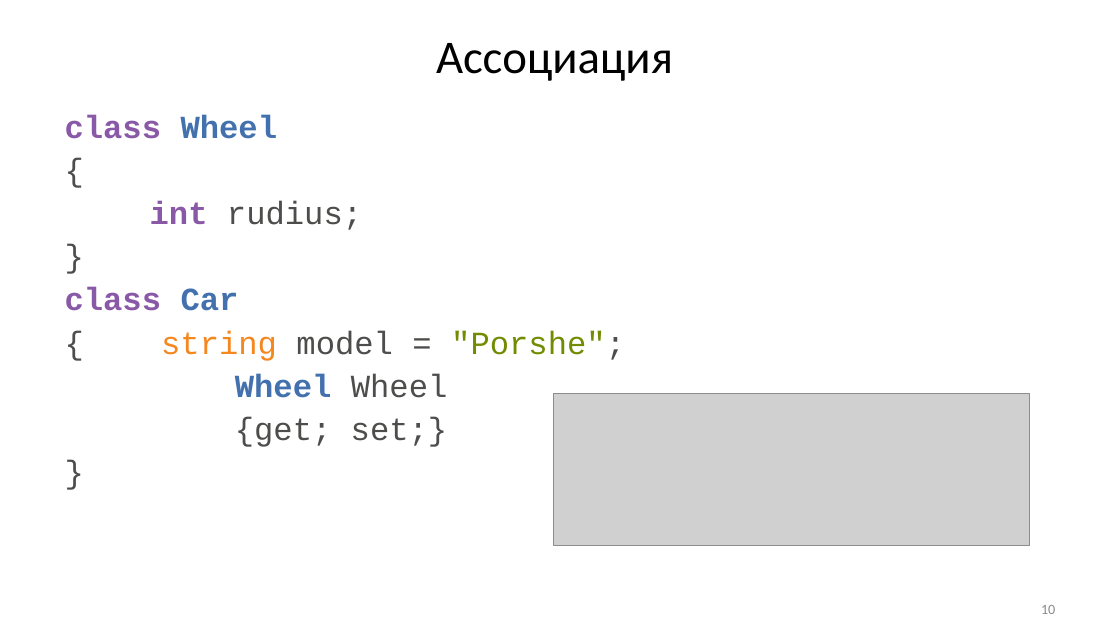
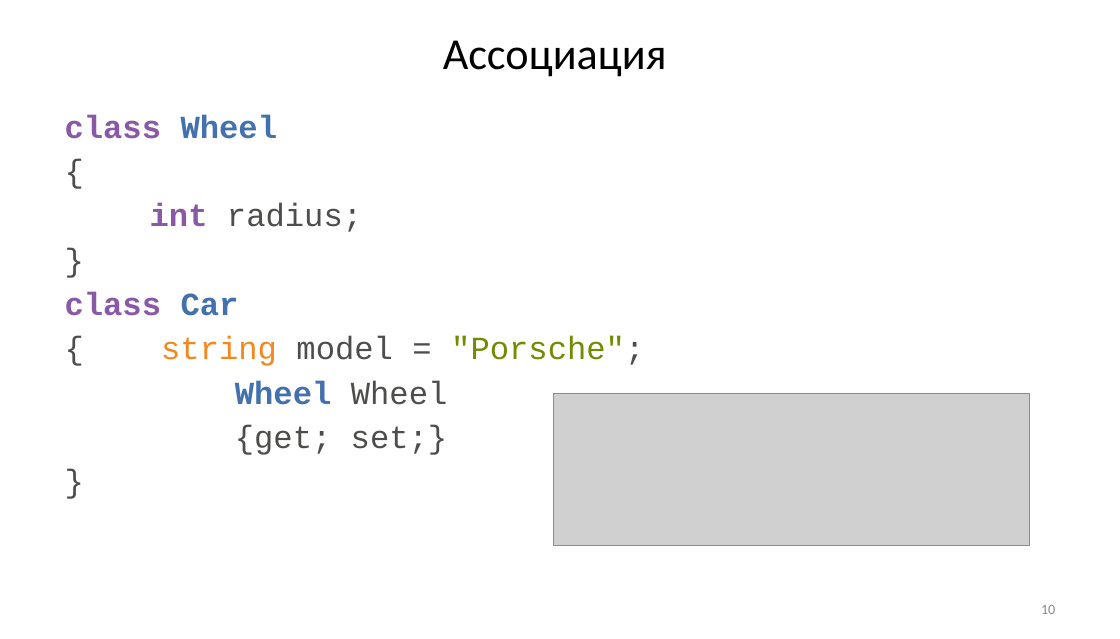
Before and after one commit to Mrztv/KRSU, a slide deck: slide 10 of 2026/ООП/Хмелева/ООП2.pptx. Drawn at 1120x639 pixels with LibreOffice and Linux fonts; fonts in the diff are those of the drawing; grey boxes stand for pictures. Boxes give left, top, right and bottom in pixels: in the first picture for what was removed or moved away, otherwise in the second. Text is boxed around its words. In the diff, an @@ line names an element or a change of style, - is before the commit and + after.

```diff
--- a/2026/ООП/Хмелева/ООП2.pptx
+++ b/2026/ООП/Хмелева/ООП2.pptx
@@ title "Ассоциация" at (x1=443, y1=40, x2=667, y2=77): size 39.6 to 37.4 pt; line spacing 1 to 0.9 @@
@@ text at (x1=150, y1=203, x2=362, y2=232): text changed @@
-int rudius;
+int radius;
@@ text at (x1=161, y1=336, x2=644, y2=366): text changed; text colour #4D4D4C to #718C00 @@
-{ string model = "Porshe";
+{ string model = "Porsche";
```
Also in this commit, not shown: 91 other slides changed, 1 slide removed, 27 other files.
